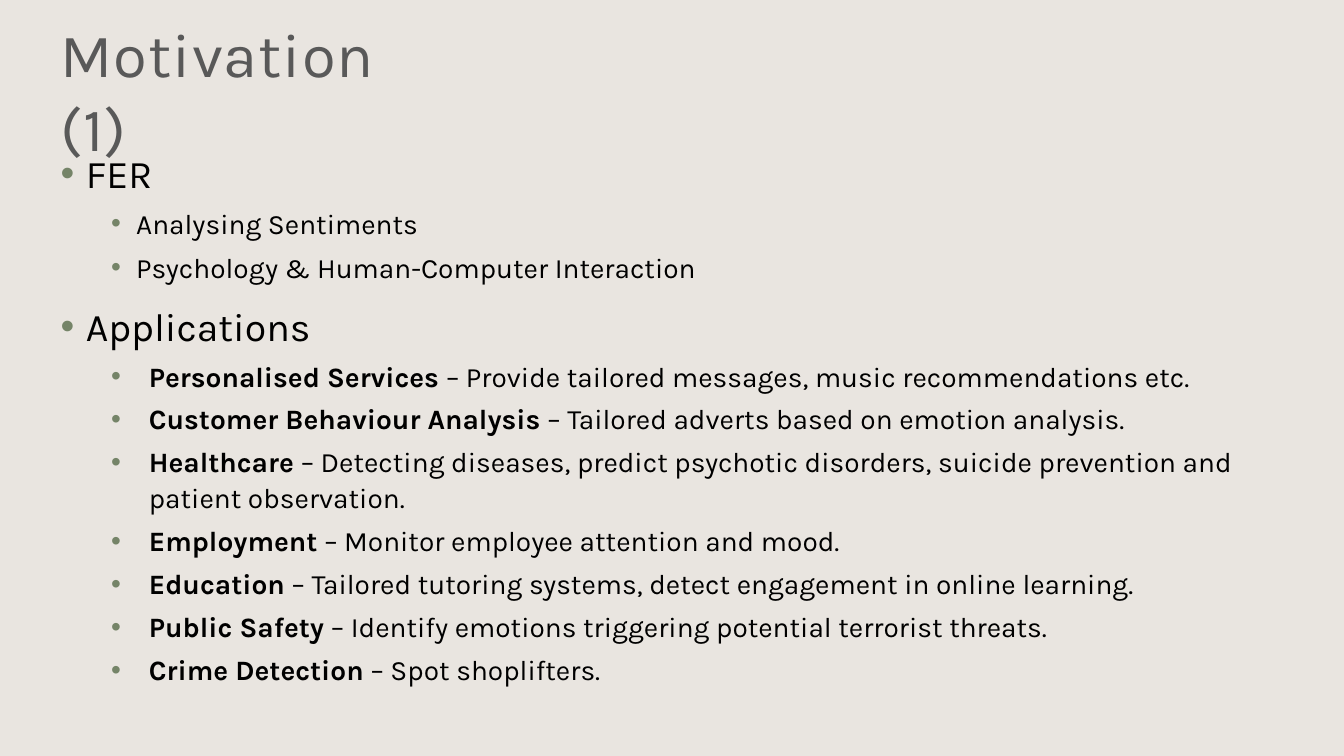
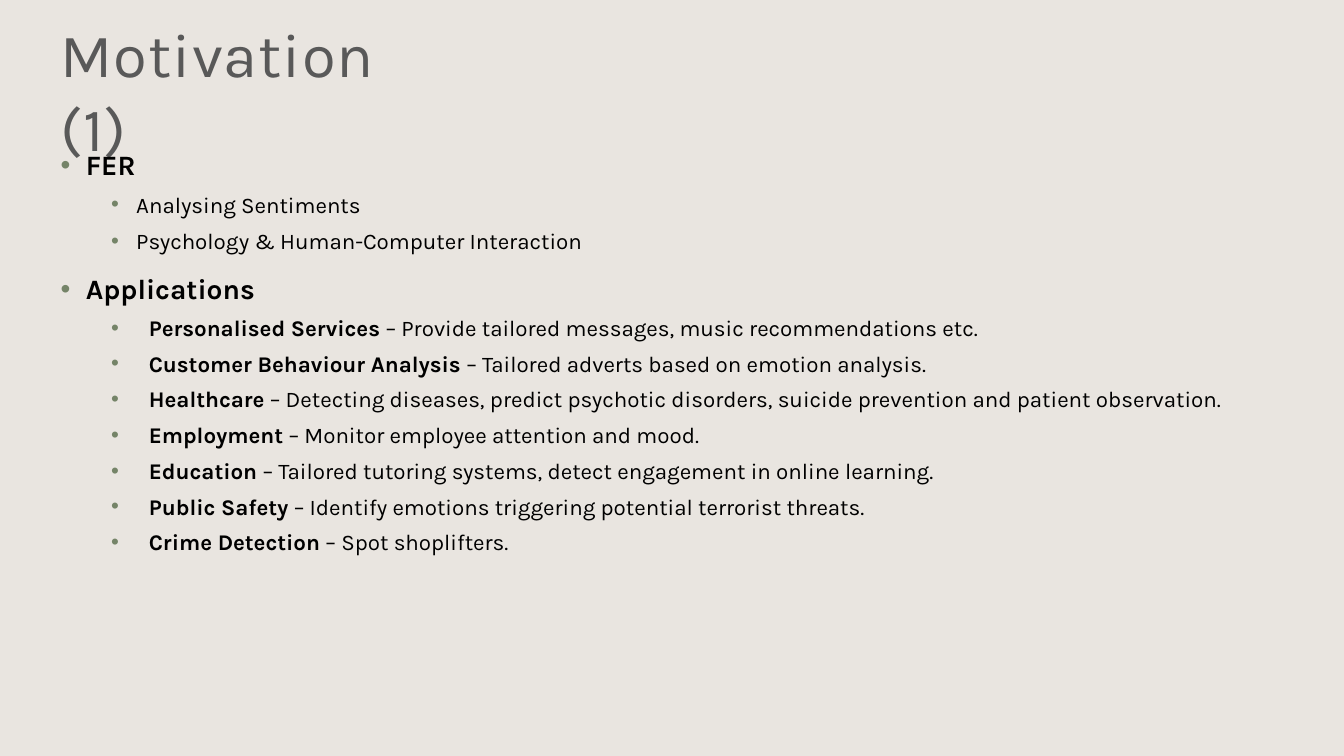
Before and after one commit to Jer0me123/Deep-Learning-For-Computer-Vision, a slide deck: slide 2 of ICS5118 - Facial Emotion Detection.pptx. Drawn at 1344x756 pixels with LibreOffice and Linux fonts; fonts in the diff are those of the drawing; background and template pictures are left out. Boxes give left, top, right and bottom in pixels: in the first picture for what was removed or moved away, otherwise in the second. Text is boxed around its words. In the diff, an @@ line names an element or a change of style, - is before the commit and + after.

```diff
--- a/ICS5118 - Facial Emotion Detection.pptx
+++ b/ICS5118 - Facial Emotion Detection.pptx
@@ text "FER" at (86, 150, 1221, 556): size 28 to 20 pt, bold on in "FER", "Applications"; size 20 to 16 pt @@
```
Also in this commit, not shown: 1 other slide changed, 14 slides added, 7 other files.
